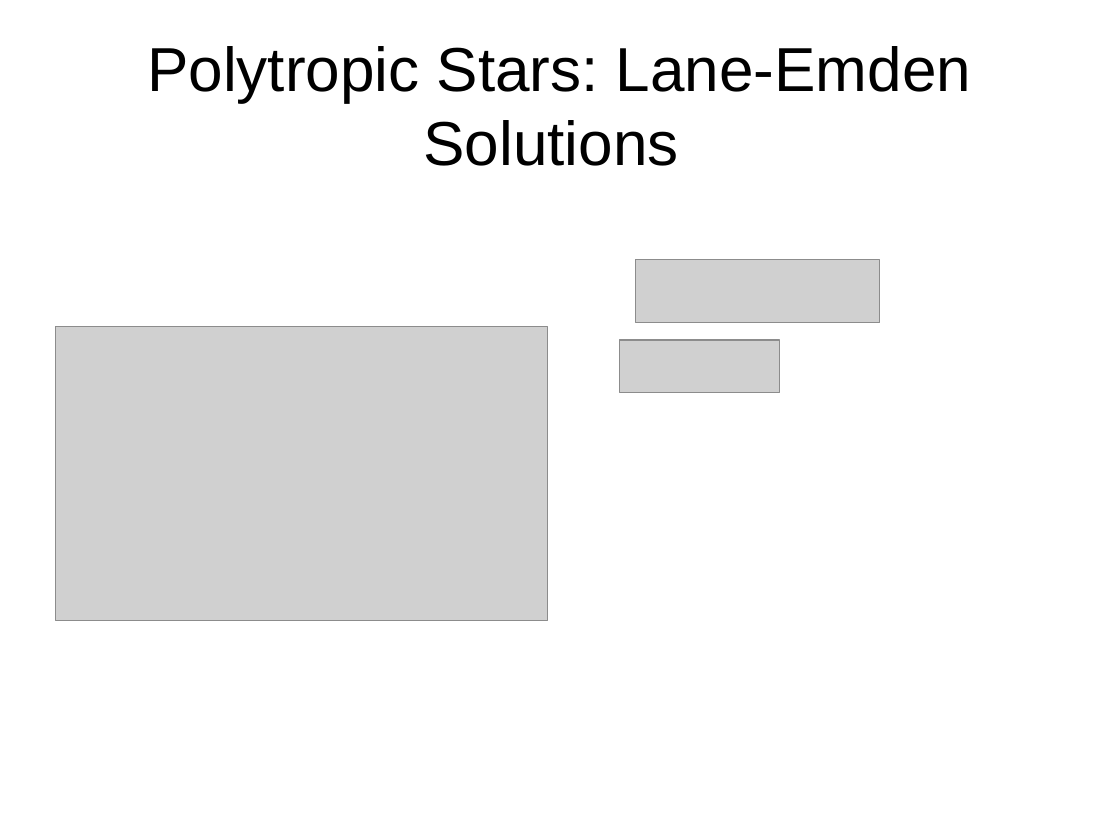
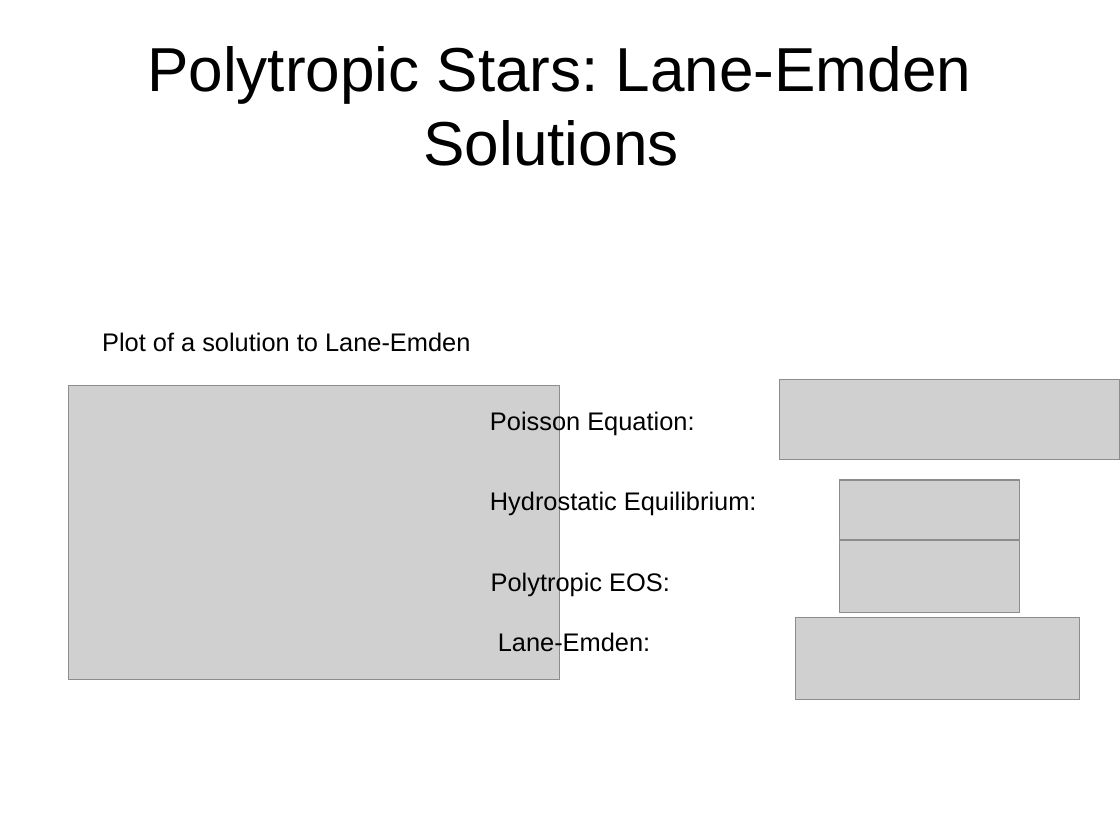
Before and after one commit to KJCook/sedov-solution, a slide deck: slide 5 of presentation.odp. Drawn at 1120x840 pixels with LibreOffice and Linux fonts; fonts in the diff are those of the drawing; grey boxes stand for pictures. Boxes give left, top, right and bottom in pixels: in the first picture for what was removed or moved away, otherwise in the second. Text is boxed around its words. In the diff, an @@ line names an element or a change of style, - is before the commit and + after.

Commit message:
Presentation Stuff added!

```diff
--- a/presentation.odp
+++ b/presentation.odp
@@ text added at box(102, 332, 470, 352), 18 pt, text #000000 @@
+Plot of a solution to Lane-Emden
@@ picture: place and size @@
-picture at box(56, 327, 548, 621)
+picture at box(68, 386, 560, 680)
@@ picture added at box(781, 380, 1120, 460) @@
@@ text added at box(490, 409, 694, 435), 18 pt, text #000000 @@
+Poisson Equation:
@@ text added at box(490, 489, 757, 515), 18 pt, text #000000 @@
+Hydrostatic Equilibrium:
@@ picture added at box(841, 480, 1020, 540) @@
@@ picture: place and size @@
-picture at box(620, 340, 780, 393)
+picture at box(841, 540, 1020, 612)
@@ text added at box(491, 571, 670, 597), 18 pt, text #000000 @@
+Polytropic EOS:
@@ picture: place and size @@
-picture at box(636, 260, 880, 323)
+picture at box(796, 618, 1080, 700)
@@ text added at box(498, 631, 650, 657), 18 pt, text #000000 @@
+Lane-Emden:
```
Also in this commit, not shown: 6 slides added, 2 slides removed, 2 other files.
